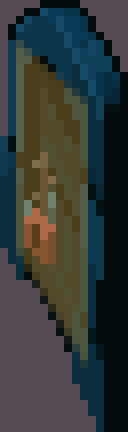
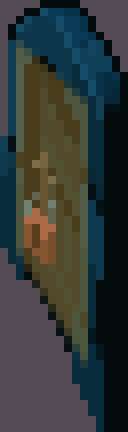
The second 128 x 432 image is a revision of the first. Changes to its layers:
painted on "RideDoorRight_BronzeKey.png" over [32, 192, 56, 200]
painted on "RideDoorRight_GoldenKey.png" over [32, 192, 56, 200]
